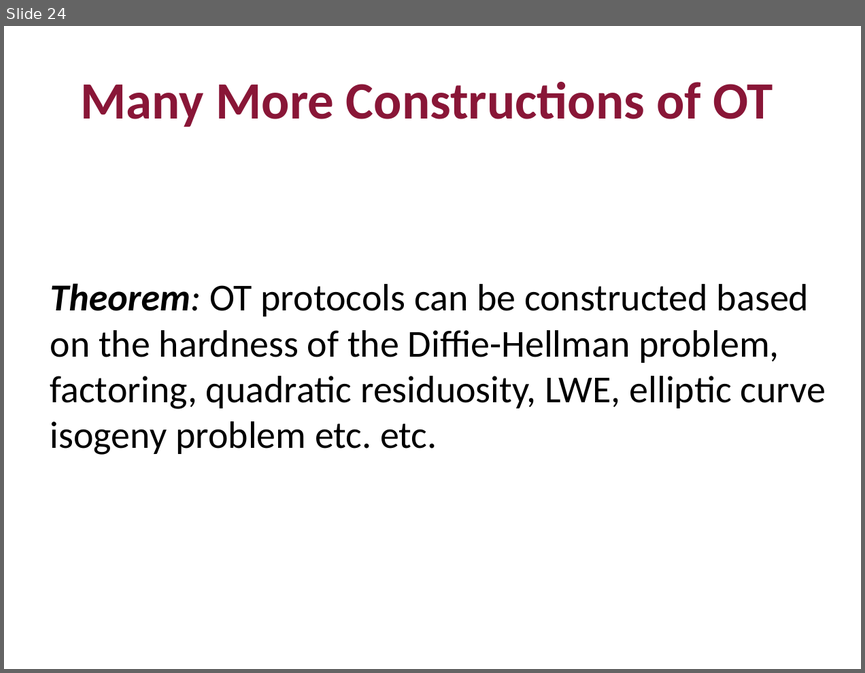
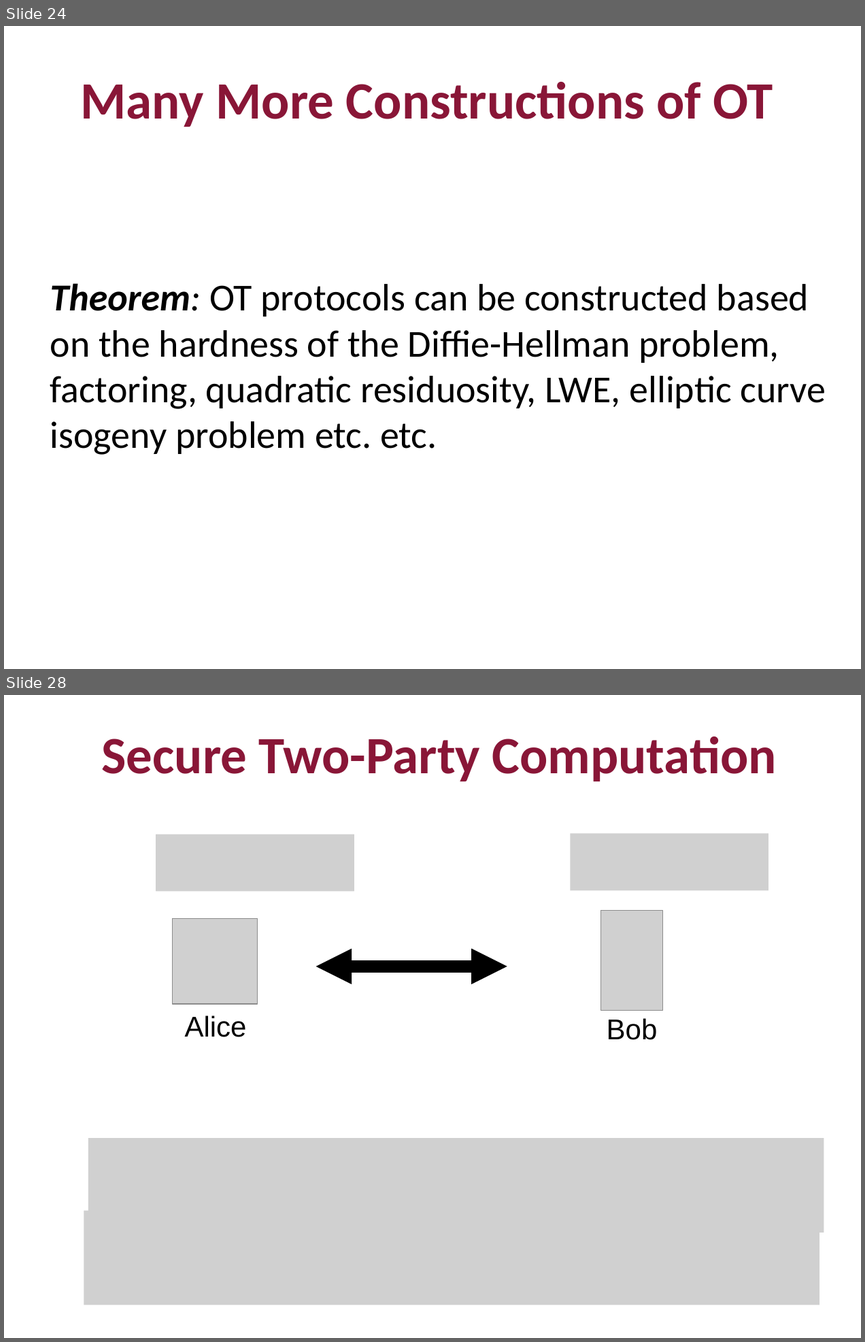
Before and after one commit to mit6875/mit6875.github.io, a slide deck: FA22SLIDES/lec21.pptx. Shown one above the other, each under a label of ours: slide 24 before the commit, slides 24 and 28 after it; the slides between them are not shown. The pictures are 865x673 and 865x1342 pixels, drawn with LibreOffice and Linux fonts; fonts in the diff are those of the drawing; grey boxes stand for pictures. Boxes give left, top, right and bottom in pixels: in the first picture for what was removed or moved away, otherwise in the second. Text is boxed around its words. In the diff, an @@ line names an element or a change of style, - is before the commit and + after.

```diff
--- a/FA22SLIDES/lec21.pptx
+++ b/FA22SLIDES/lec21.pptx
@@ slide 28 added at (4, 695, 861, 1338), background #FFFFFF @@
@@ title added at (102, 736, 776, 781), 44 pt, text #891637, bold @@
+Secure Two-Party Computation
@@ picture added at (156, 834, 354, 892) @@
@@ picture added at (570, 833, 768, 890) @@
@@ picture added at (172, 919, 258, 1004) @@
@@ picture added at (601, 910, 663, 1011) @@
@@ double arrow added from (316, 966) to (507, 966), #000000 10 pt @@
@@ text added at (185, 1015, 247, 1037), 24 pt, text #000000 @@
+Alice
@@ text added at (606, 1018, 657, 1040), 24 pt, text #000000 @@
+Bob
@@ picture added at (88, 1138, 823, 1232) @@
@@ picture added at (84, 1210, 819, 1304) @@
```
Also in this commit, not shown: 1 slide changed, 13 other slides added, 10 slides removed, 1 other file.
